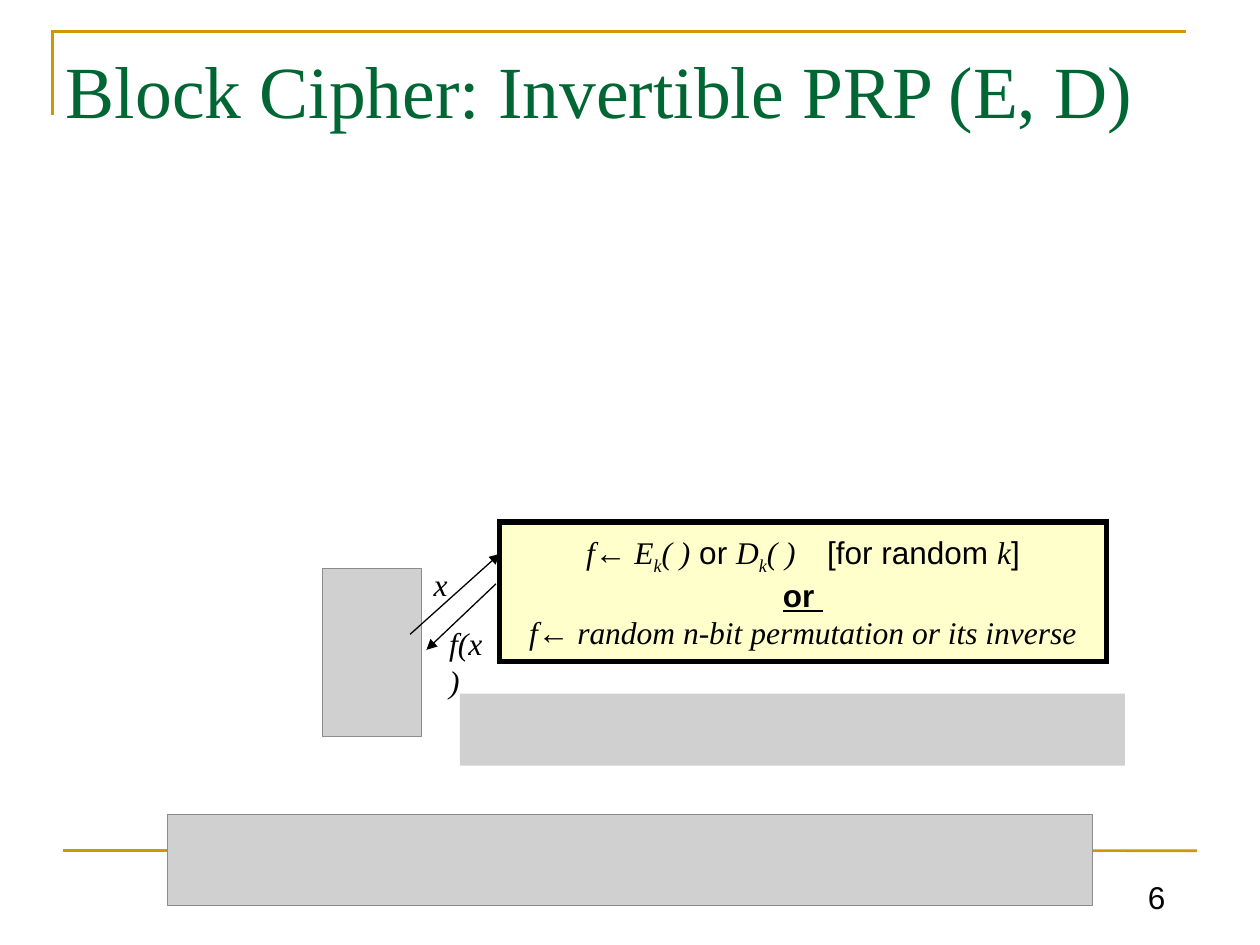
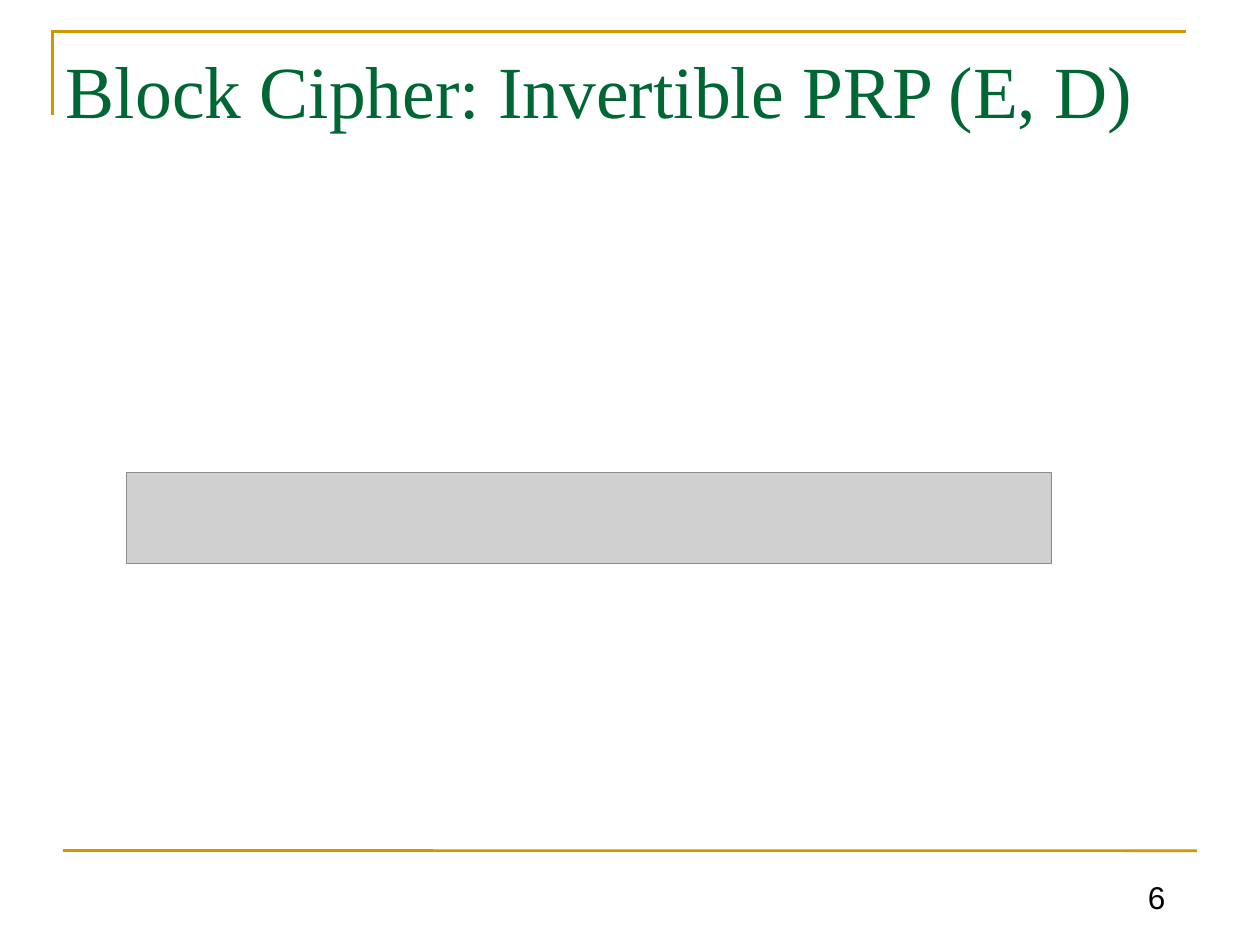
Before and after one commit to GhadaAlmashaqbeh/GhadaAlmashaqbeh.github.io, a slide deck: slide 6 of courses/cse3400-f2026/lecture4.pptx. Drawn at 1260x945 pixels with LibreOffice and Linux fonts; fonts in the diff are those of the drawing; grey boxes stand for pictures. Boxes give left, top, right and bottom in pixels: in the first picture for what was removed or moved away, otherwise in the second. Text is boxed around its words. In the diff, an @@ line names an element or a change of style, - is before the commit and + after.

```diff
--- a/courses/cse3400-f2026/lecture4.pptx
+++ b/courses/cse3400-f2026/lecture4.pptx
@@ picture: place and size @@
-picture at <box>168,815,1092,906</box>
+picture at <box>127,472,1052,563</box>
@@ rectangle removed at <box>500,522,1106,662</box> @@
-f← Ek( ) or Dk( ) [for random k]
-or
-f← random n-bit permutation or its inverse
@@ picture removed at <box>323,568,421,737</box> @@
@@ arrow removed from (411, 634) to (500, 554) @@
@@ arrow removed from (496, 583) to (426, 650) @@
@@ text removed at <box>434,581,448,602</box> @@
-x
@@ text removed at <box>449,633,482,661</box> @@
-f(x)
@@ picture removed at <box>460,693,1125,765</box> @@
```
Also in this commit, not shown: 14 other slides changed, 4 other files.
